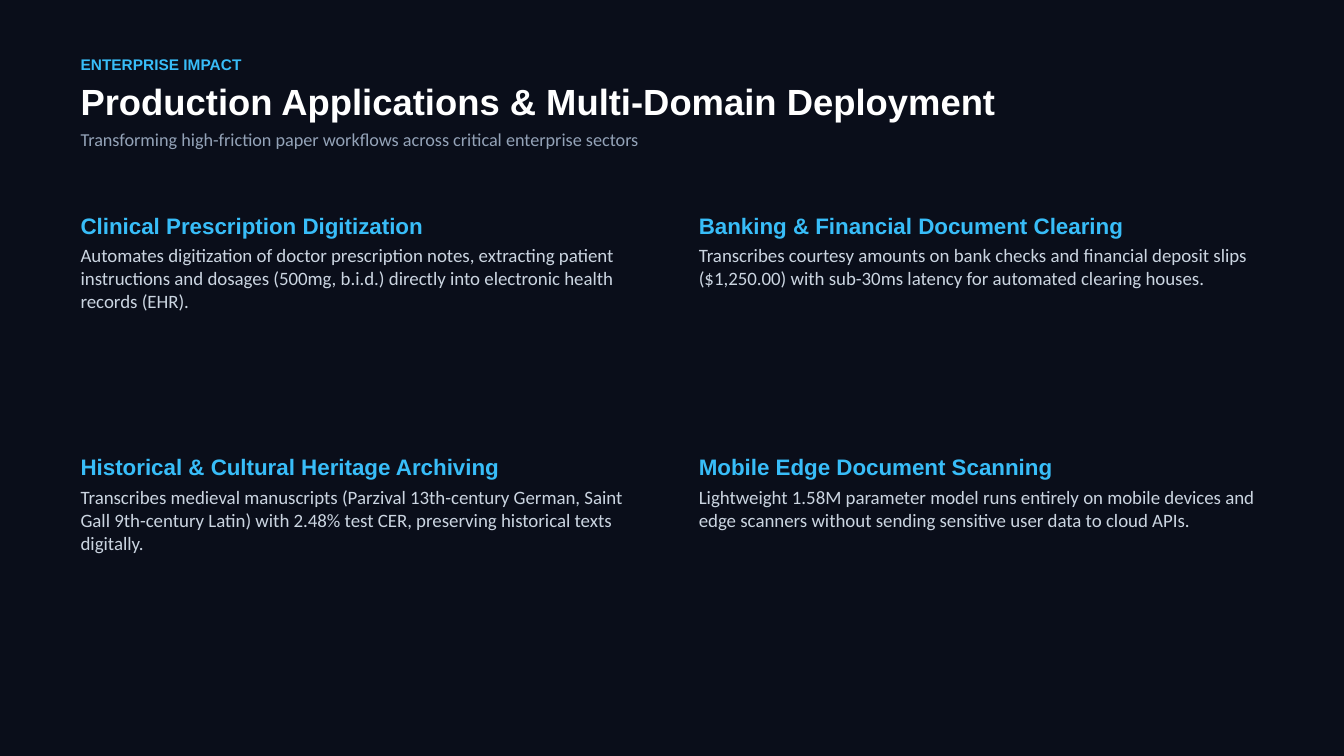
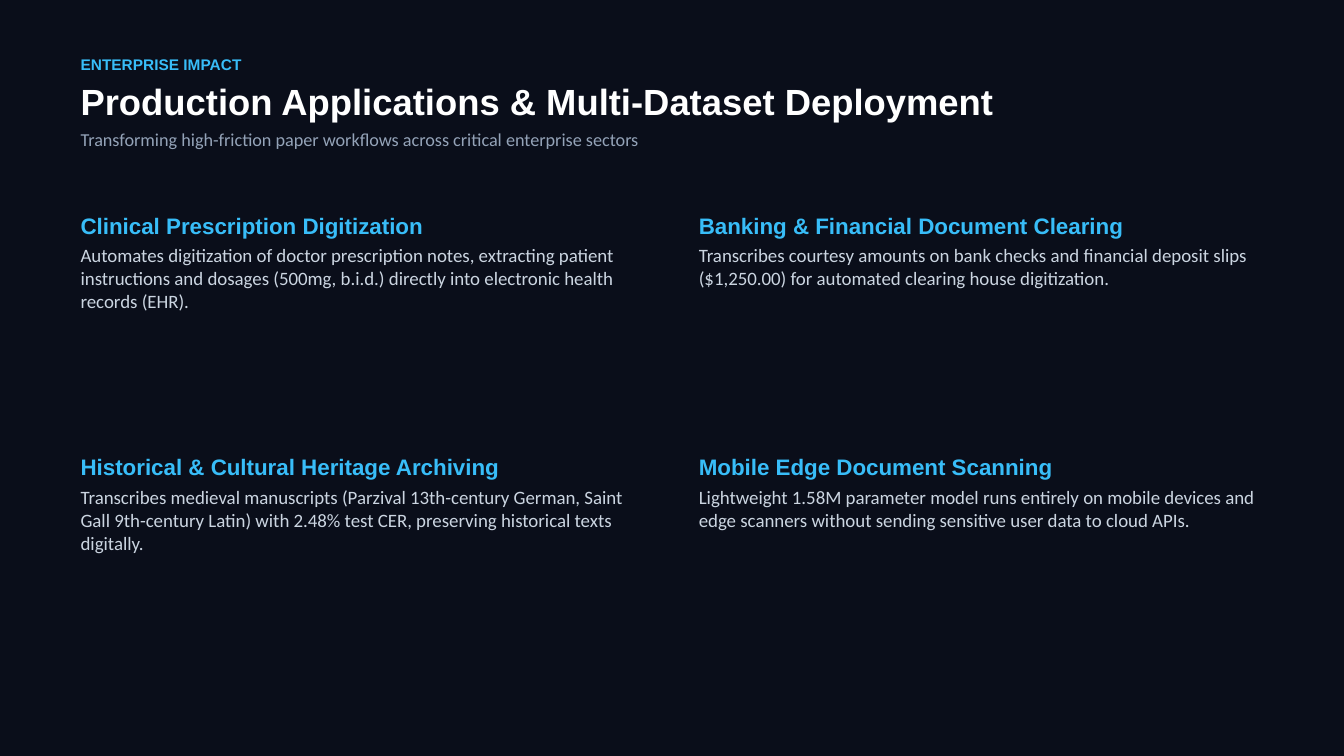
Before and after one commit to Balaji268268/HandwrittenTextRecognition, a slide deck: slide 12 of Handwritten_Text_Recognition_MNC_Keynote.pptx. Drawn at 1344x756 pixels with LibreOffice and Linux fonts; fonts in the diff are those of the drawing. Boxes give left, top, right and bottom in pixels: in the first picture for what was removed or moved away, otherwise in the second. Text is boxed around its words. In the diff, an @@ line names an element or a change of style, - is before the commit and + after.

Commit message:
Purge unverified latency and ablation numbers, synchronize architectural rationale, update doodle filter rules, and harmonize all manuscript formats

```diff
--- a/Handwritten_Text_Recognition_MNC_Keynote.pptx
+++ b/Handwritten_Text_Recognition_MNC_Keynote.pptx
@@ text at (x1=81, y1=88, x2=993, y2=123): text changed @@
-Production Applications & Multi-Domain Deployment
+Production Applications & Multi-Dataset Deployment
@@ text at (x1=699, y1=249, x2=1246, y2=289): text changed @@
-Transcribes courtesy amounts on bank checks and financial deposit slips ($1,250.00) with sub-30ms latency for automated clearing houses.
+Transcribes courtesy amounts on bank checks and financial deposit slips ($1,250.00) for automated clearing house digitization.
```
Also in this commit, not shown: 1 other slide changed, 7 other files.
